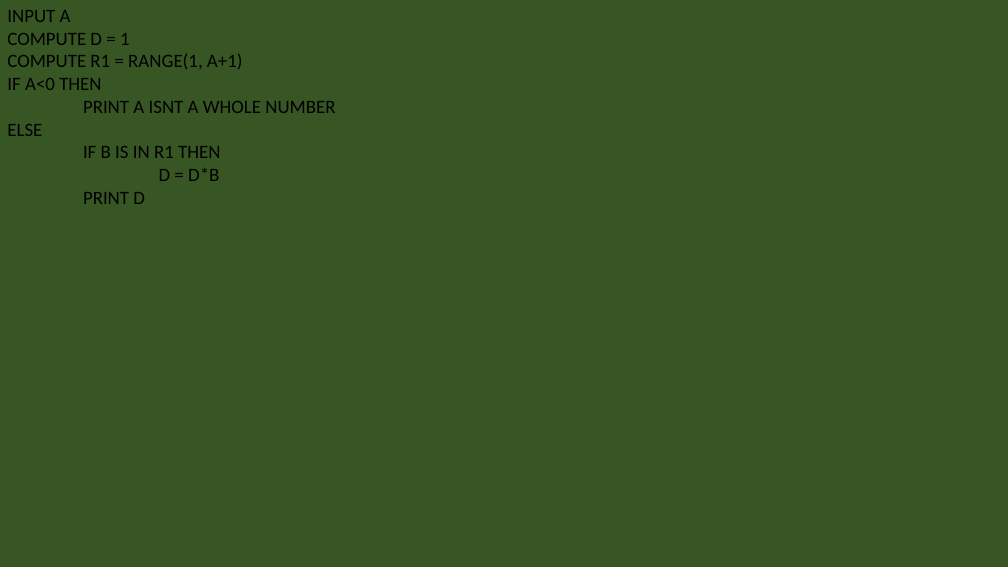
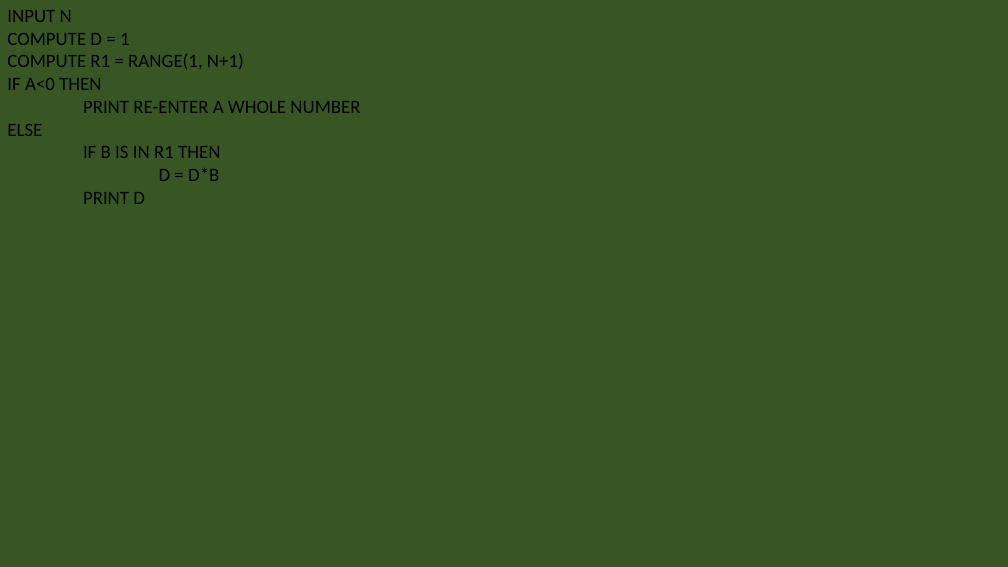
Before and after one commit to 3l4k/Lotanna_OkekeCSC102, a slide deck: slide 15 of Lotanna OkekeAA1.pptx (slide 18 before the commit). Drawn at 1008x567 pixels with LibreOffice and Linux fonts; fonts in the diff are those of the drawing. Boxes give left, top, right and bottom in pixels: in the first picture for what was removed or moved away, otherwise in the second. Text is boxed around its words. In the diff, an @@ line names an element or a change of style, - is before the commit and + after.

```diff
--- a/Lotanna OkekeAA1.pptx
+++ b/Lotanna OkekeAA1.pptx
@@ text at [7,10,72,22]: text changed @@
-INPUT A
+INPUT N
@@ text at [7,53,244,69]: text changed @@
-COMPUTE R1 = RANGE(1, A+1)
+COMPUTE R1 = RANGE(1, N+1)
@@ text at [83,101,360,113]: text changed @@
-PRINT A ISNT A WHOLE NUMBER
+PRINT RE-ENTER A WHOLE NUMBER
```
Also in this commit, not shown: 5 other slides changed, 3 slides removed, 1 other file.
